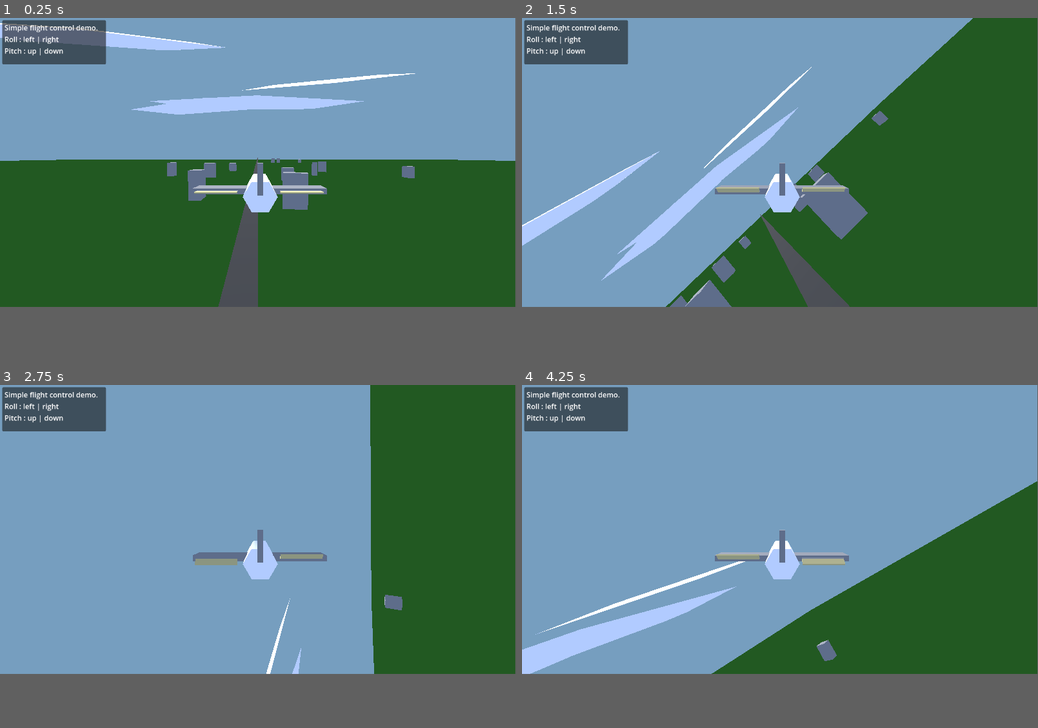
Above: before the commit, frames 1-4 (two rows, left to right).
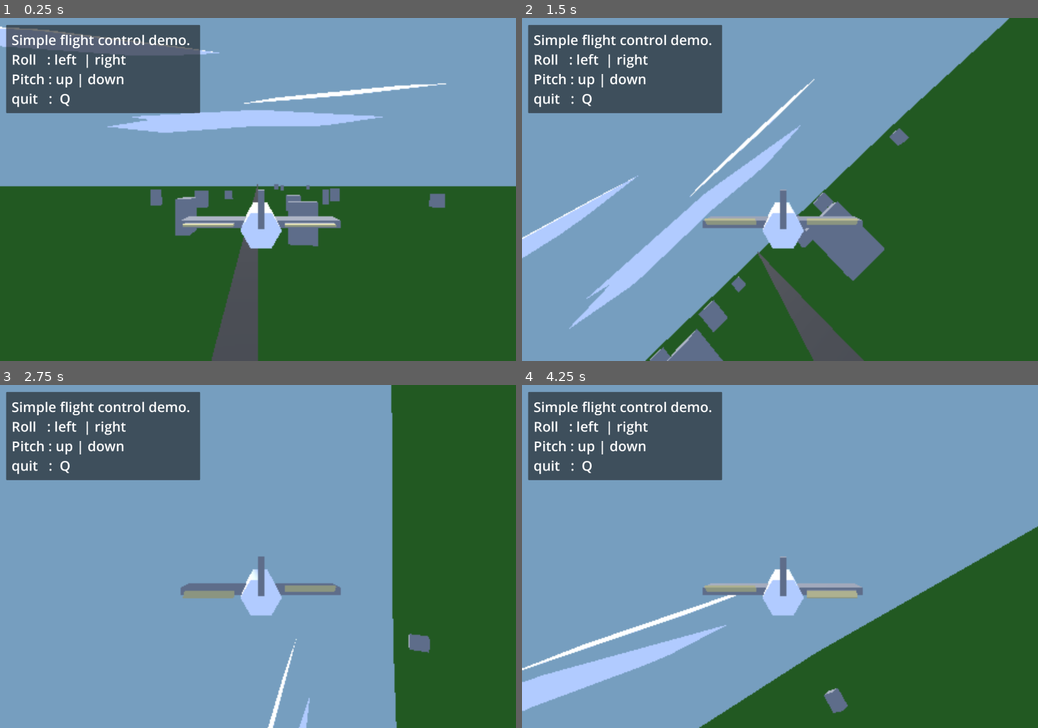
Above: after the commit, the same moments.

Repository: pipehat/godot41_flight_controller_example
Game: Godot game, scene res://world2d.tscn
Same seed, same stepped clock (60 frames per second), same inputs: the game is played once before the commit and once after it. Before the commit the project starts from res://world.tscn.
Inputs:
- Up to frame 1 (0.25 s): no input
- Up to frame 2 (1.5 s): hold Right (ui_right) 0.53-1.28 s; hold Down (ui_down) from 1.28 s (still down)
- Up to frame 3 (2.75 s): release Down (ui_down) at 2.03 s; hold Right (ui_right) from 2.03 s (still down)
- Up to frame 4 (4.25 s): release Right (ui_right) at 2.78 s; hold Up (ui_up) 2.78-3.53 s; hold Left (ui_left) from 3.53 s (still down)
In our replay, the window is 799x449 before the commit and 800x533 after it. These sizes can differ from the game's own. Grey fills any space a smaller window leaves; there, only what the larger window draws over its background counts as a difference.

The runs differ from the first frame. In frame 1, 26% of the frame differs, in the area x 0-100%, y 0-100%; in frame 2, 32%, in the area x 0-95%, y 0-100%; in frame 3, 19%; in frame 4, 30%.

Commit message:
Example of pixelized 3D view combined with non-pixelated GUI.
Main view is now world2d which contains the HUD w/ control help bubble plus TextureRect + SubViewport + instance-of world3d.

The Subviewport is configured to render at about 1/4 of the default project screen res.

With this division it's also possible to just play the world3d scene directly (in the editor) to see it unpixelated.

Diff:
--- /dev/null
+++ b/HUD.gd
@@ -0,0 +1,6 @@
+extends CanvasLayer
+
+
+func _process(_delta):
+	if Input.is_action_just_pressed("quit"):
+		get_tree().quit()
--- a/plane.gd
+++ b/plane.gd
@@ -7,8 +7,8 @@
 const FLAP_UP = -PI/4
 const FLAP_DOWN = PI/4
 
+func _physics_process(delta):
 
-func _physics_process(delta):
 	var input_dir = Input.get_vector("ui_left", "ui_right", "ui_up", "ui_down")
 
 	var roll = -input_dir[0]
--- a/project.godot
+++ b/project.godot
@@ -11,9 +11,25 @@
 [application]
 
 config/name="godot41_flight_controller"
-run/main_scene="res://world.tscn"
+run/main_scene="res://world2d.tscn"
 config/features=PackedStringArray("4.1", "GL Compatibility")
 config/icon="res://icon.svg"
+
+[display]
+
+window/size/viewport_width=1920
+window/size/viewport_height=1280
+window/size/mode=2
+window/stretch/mode="viewport"
+window/stretch/aspect="keep_height"
+
+[input]
+
+quit={
+"deadzone": 0.5,
+"events": [Object(InputEventKey,"resource_local_to_scene":false,"resource_name":"","device":-1,"window_id":0,"alt_pressed":false,"shift_pressed":false,"ctrl_pressed":false,"meta_pressed":false,"pressed":false,"keycode":0,"physical_keycode":81,"key_label":0,"unicode":113,"echo":false,"script":null)
+]
+}
 
 [rendering]
 
--- /dev/null
+++ b/world2d.tscn
@@ -0,0 +1,58 @@
+[gd_scene load_steps=6 format=3 uid="uid://bm3gpusw5c8cg"]
+
+[ext_resource type="PackedScene" uid="uid://dp22r4pc4b1dd" path="res://world3d.tscn" id="1_6u1a3"]
+[ext_resource type="Script" path="res://HUD.gd" id="2_uc73w"]
+
+[sub_resource type="ViewportTexture" id="ViewportTexture_pcg75"]
+viewport_path = NodePath("pixelated_3d_view")
+
+[sub_resource type="SystemFont" id="SystemFont_dania"]
+
+[sub_resource type="LabelSettings" id="LabelSettings_jk2e7"]
+font = SubResource("SystemFont_dania")
+font_size = 51
+
+[node name="Node2D" type="Node2D"]
+
+[node name="HUD" type="CanvasLayer" parent="."]
+script = ExtResource("2_uc73w")
+
+[node name="TextureRect" type="TextureRect" parent="HUD"]
+anchors_preset = 15
+anchor_right = 1.0
+anchor_bottom = 1.0
+grow_horizontal = 2
+grow_vertical = 2
+size_flags_horizontal = 4
+size_flags_vertical = 4
+texture = SubResource("ViewportTexture_pcg75")
+expand_mode = 2
+
+[node name="PanelContainer" type="PanelContainer" parent="HUD"]
+offset_left = 23.0
+offset_top = 26.0
+offset_right = 745.0
+offset_bottom = 348.0
+size_flags_horizontal = 0
+size_flags_vertical = 0
+
+[node name="MarginContainer" type="MarginContainer" parent="HUD/PanelContainer"]
+layout_mode = 2
+theme_override_constants/margin_left = 20
+theme_override_constants/margin_top = 20
+theme_override_constants/margin_right = 20
+theme_override_constants/margin_bottom = 20
+
+[node name="Label" type="Label" parent="HUD/PanelContainer/MarginContainer"]
+layout_mode = 2
+size_flags_vertical = 1
+text = "Simple flight control demo.
+Roll   : left  | right
+Pitch : up | down
+quit   :  Q"
+label_settings = SubResource("LabelSettings_jk2e7")
+
+[node name="pixelated_3d_view" type="SubViewport" parent="."]
+size = Vector2i(480, 320)
+
+[node name="world" parent="pixelated_3d_view" instance=ExtResource("1_6u1a3")]
--- a/world.tscn
+++ b/world3d.tscn
@@ -76,29 +76,6 @@
 radial_segments = 5
 rings = 4
 material = SubResource("StandardMaterial3D_y1gh4")
-
-[node name="HUD" type="CanvasLayer" parent="."]
-
-[node name="Panel" type="Panel" parent="HUD"]
-offset_left = 5.0
-offset_top = 5.0
-offset_right = 237.0
-offset_bottom = 104.0
-
-[node name="Label" type="Label" parent="HUD/Panel"]
-layout_mode = 1
-anchors_preset = 15
-anchor_right = 1.0
-anchor_bottom = 1.0
-offset_left = 5.0
-offset_top = 5.0
-offset_right = 5.0
-offset_bottom = 5.0
-grow_horizontal = 2
-grow_vertical = 2
-text = "Simple flight control demo.
-Roll : left | right
-Pitch : up | down"
 
 [node name="buildings" type="Marker3D" parent="."]
 
Not shown: 2 places in world3d.tscn that only renumber resources
